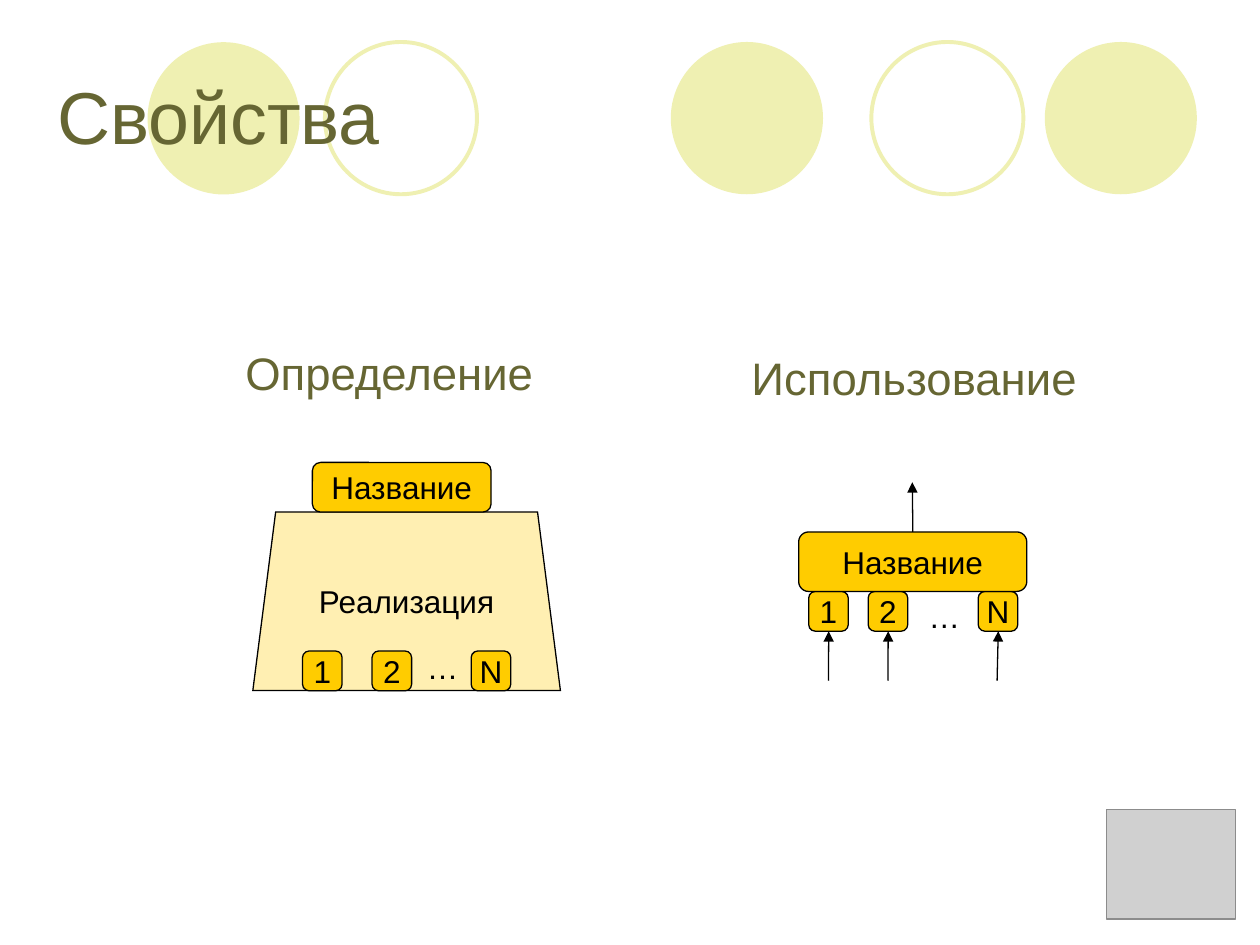
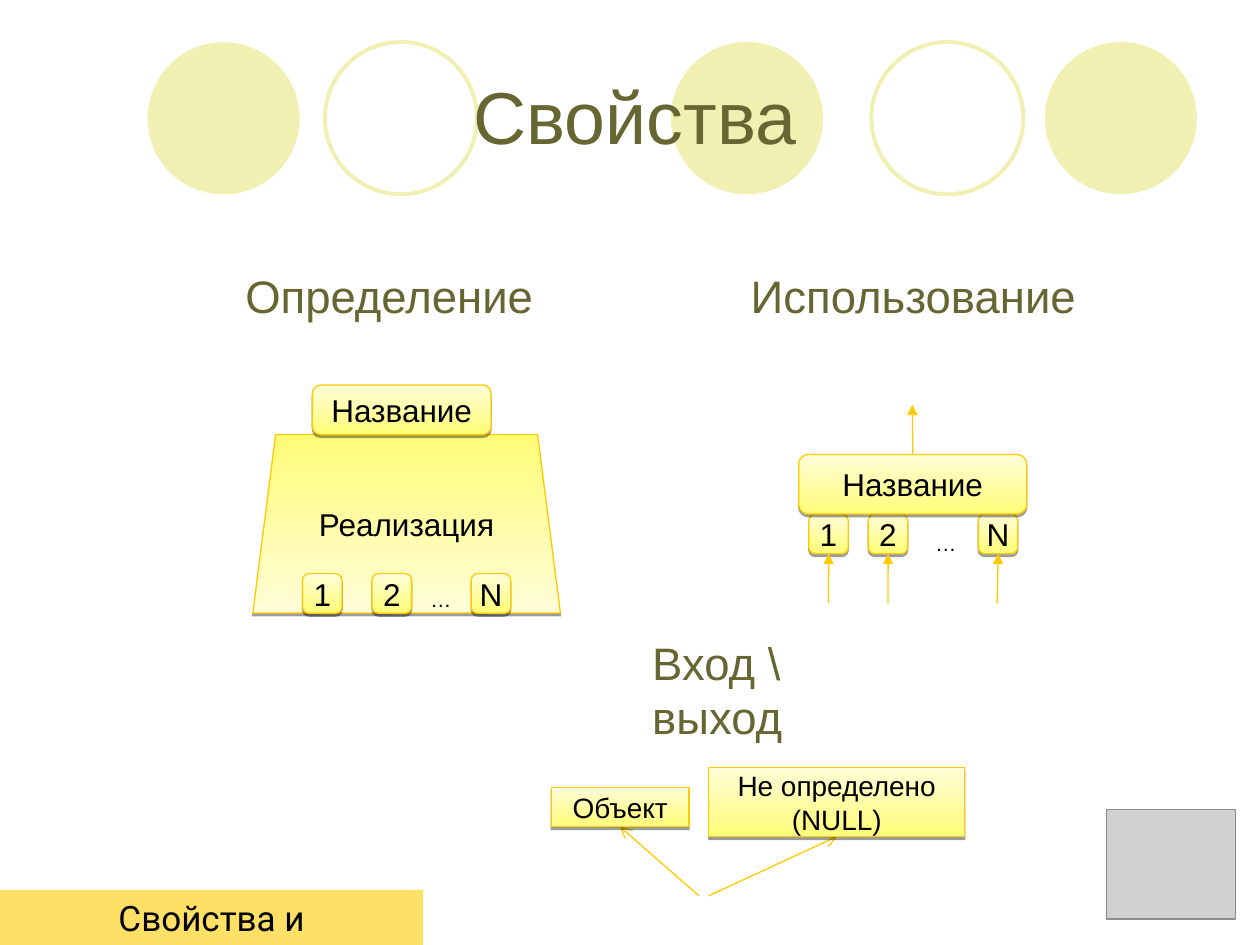
Before and after one commit to lsfusion/platform, a slide deck: slide 17 of platform/docs/Презентация.ppt (slide 6 before the commit). Drawn at 1260x945 pixels with LibreOffice and Linux fonts; fonts in the diff are those of the drawing; grey boxes stand for pictures. Boxes give left, top, right and bottom in pixels: in the first picture for what was removed or moved away, otherwise in the second. Text is boxed around its words. In the diff, an @@ line names an element or a change of style, - is before the commit and + after.

```diff
--- a/platform/docs/Презентация.ppt
+++ b/platform/docs/Презентация.ppt
@@ text "Свойства" at (x1=474, y1=86, x2=797, y2=158): alignment left to centre @@
@@ 4 freeform shapes, 2 rounded rectangles, 1 text moved together from (x1=245, y1=358, x2=1027, y2=690) to (x1=245, y1=281, x2=1027, y2=614) @@
@@ 4 arrows, 3 freeform shapes, 1 text moved together from (x1=302, y1=363, x2=1076, y2=692) to (x1=302, y1=281, x2=1076, y2=614) @@
@@ arrow (912, 455) - (912, 404): stroke #000000 0.74 pt to #FFCB00 0.74 pt @@
@@ freeform shape "Реализация" at (x1=253, y1=435, x2=561, y2=614): fill #FFCC00 at 30% opacity to gradient #FFFC78 to #FFFDD7; outline #000000 0.74 pt to #FFCB00 0.74 pt; shadow on @@
@@ text "…" at (x1=922, y1=524, x2=968, y2=562): size 18 to 12 pt @@
@@ text "…" moved from (x1=916, y1=591, x2=973, y2=641) to (x1=922, y1=524, x2=968, y2=562) @@
@@ arrow (828, 604) - (829, 553): stroke #000000 0.74 pt to #FFCB00 0.74 pt @@
@@ arrow (888, 604) - (888, 553): stroke #000000 0.74 pt to #FFCB00 0.74 pt @@
@@ arrow (997, 604) - (998, 553): stroke #000000 0.74 pt to #FFCB00 0.74 pt @@
@@ fill #FFCC00 to gradient #FFFC78 to #FFFDD7; outline #000000 0.74 pt to #FFCB00 0.74 pt; shadow on in 8 elements at (x1=312, y1=386, x2=491, y2=435), (x1=809, y1=514, x2=848, y2=554), (x1=868, y1=514, x2=907, y2=554), (x1=978, y1=514, x2=1017, y2=554), (x1=799, y1=455, x2=1027, y2=514), (x1=471, y1=573, x2=510, y2=614), (x1=302, y1=573, x2=341, y2=614), (x1=372, y1=573, x2=411, y2=614) @@
@@ text "…" moved from (x1=415, y1=641, x2=471, y2=692) to (x1=418, y1=581, x2=464, y2=619) @@
@@ text "…" at (x1=418, y1=581, x2=464, y2=619): size 18 to 12 pt @@
@@ text added at (x1=652, y1=648, x2=782, y2=743), 26 pt, text #666633 @@
+Вход \ выход
@@ rectangle added at (x1=709, y1=767, x2=965, y2=837), fill gradient #FFFC78 to #FFFDD7, outline #FFCB00 0.74 pt, 16 pt, text #000000 @@
+Не определено
+(NULL)
@@ rectangle added at (x1=552, y1=788, x2=689, y2=827), fill gradient #FFFC78 to #FFFDD7, outline #FFCB00 0.74 pt, 16 pt, text #000000 @@
+Объект
@@ arrow added from (699, 896) to (620, 827), #FFCB00 0.74 pt @@
@@ arrow added from (708, 896) to (837, 837), #FFCB00 0.74 pt @@
@@ rectangle added at (x1=0, y1=890, x2=423, y2=945), fill #FFE066, 20 pt, text #000000 @@
+Свойства и ограничения
```
Also in this commit, not shown: 11 other slides changed, 29 slides added, 18 slides removed.
